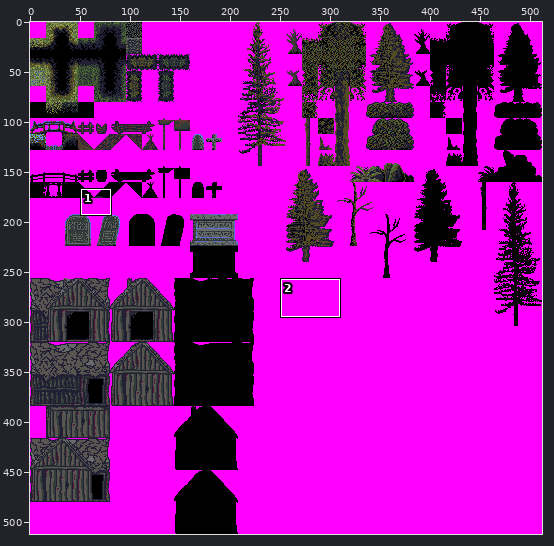
Two states of a sprite sheet, AngryCastle/graphics/levels/Elminas_tileset.png. Above, an overview of the earlier version with the close-up marked.
Close-up. First the earlier version:
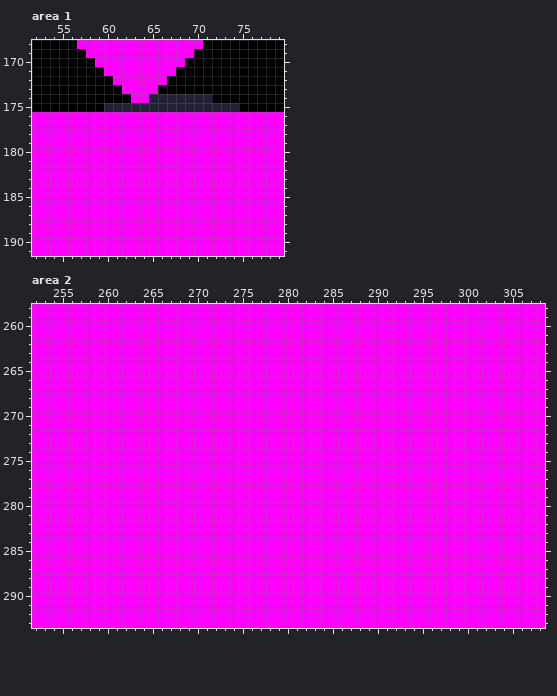
The file is 512x512 pixels. Colours within 5 levels of each other are drawn and written as one. Shown: area 1: x 52..79, y 168..191; area 2: x 252..308, y 258..293.
After:
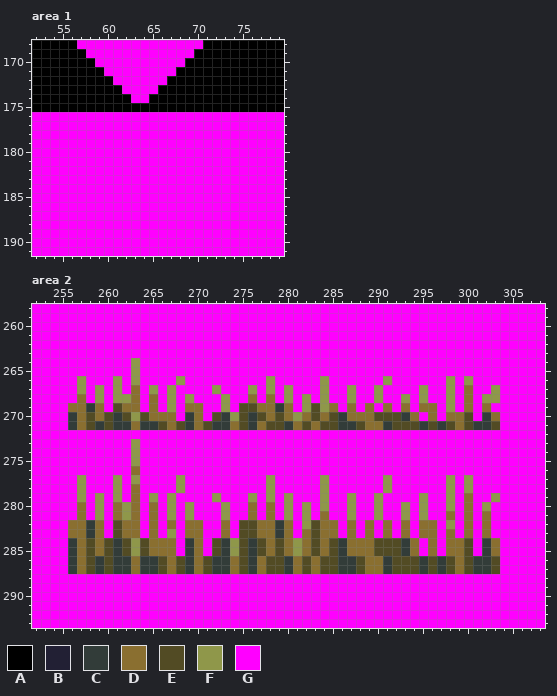
Palette (. is transparent): A #000000  B #222034  C #323c39  D #8a6f30  E #524b24  F #8f974a  G #ff00ff
The exact change:
Changed rows in their new state; - is an unchanged pixel.
Area 1:
first column x 60:
174 -----AAAAAAA---
175 AAAAAAAAAAAAAAA
Area 2:
first column x 256:
264 -------F----------------------------------------
265 -------F----------------------------------------
266 -F---F-F----F---------F-----F------F------F-F---
267 -F-F-F-D-F-F----F---F-F-F---F--F--F----F--F-D--F
268 -D-F-FFD-D-F-F---F--D-D-F-F-F--F--F--F-F--F-D-FF
269 DDCD-EDD-D-F-DD--F-EEDDCD-FEFD-D-D-D-D-DD-F-D-D-
270 CDEDECEFEDDD-CD-ECFECEDEDFDEDECDDDEEECD-D-DDE-CD
271 CDECECCDCCEDECDECCDECDEECDEDEECCEDDCEEECECEDECCE
273 -------F----------------------------------------
274 -------F----------------------------------------
275 -------F----------------------------------------
276 -------D----------------------------------------
277 -F---F-F----F---------F-----F------F------F-F---
278 -F---F-D----F---------F-----F------F------F-F---
279 -F-F-F-D-F-F----F---F-F-F---F--F--F----F--F-D--F
280 -D-F-DFD-D-F-F---F--D-D-F-F-F--F--F--F-F--F-D-F-
281 -D-F-DFD-D-F-F---F--D-D-F-F-D--F--F--F-F--D-D-D-
282 DDCD-EDD-D-D-DD--D-EEDDCD-FEDD-D-D-D-D-DD-F-D-D-
283 DDCD-EDD-D-F-DD--D-EEDDCD-DEDD-D-D-D-D-DD-D-D-D-
284 CDEDECEFEDDD-CD-ECFECEDEDFDEDECDDDEEECD-D-DDE-CD
285 CDEDECEFEDDD-CD-ECFECEDEDFDEDECDDDEEECD-D-DDE-CD
286 CDECECCDCCEDECDECCDECDEECDEDEECCEDDCEEECECEDECCE
287 CDECECCDCCEDECDECCDECDEECDEDEECCEDDCEEECECEDECCE
